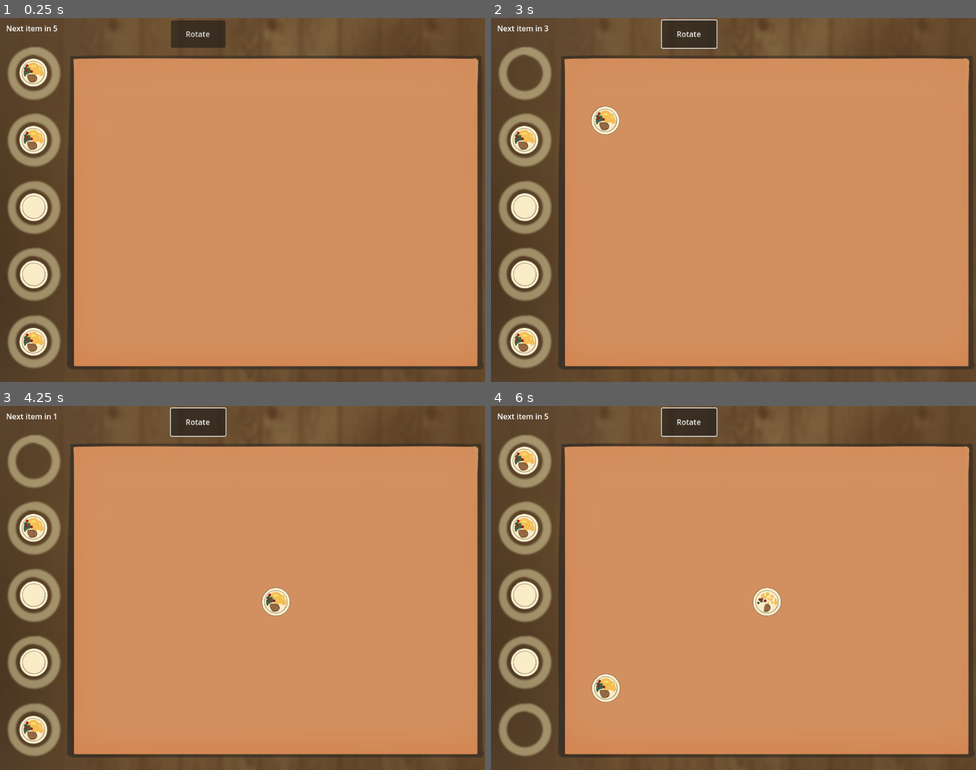
Above: before the commit, frames 1-4 (two rows, left to right).
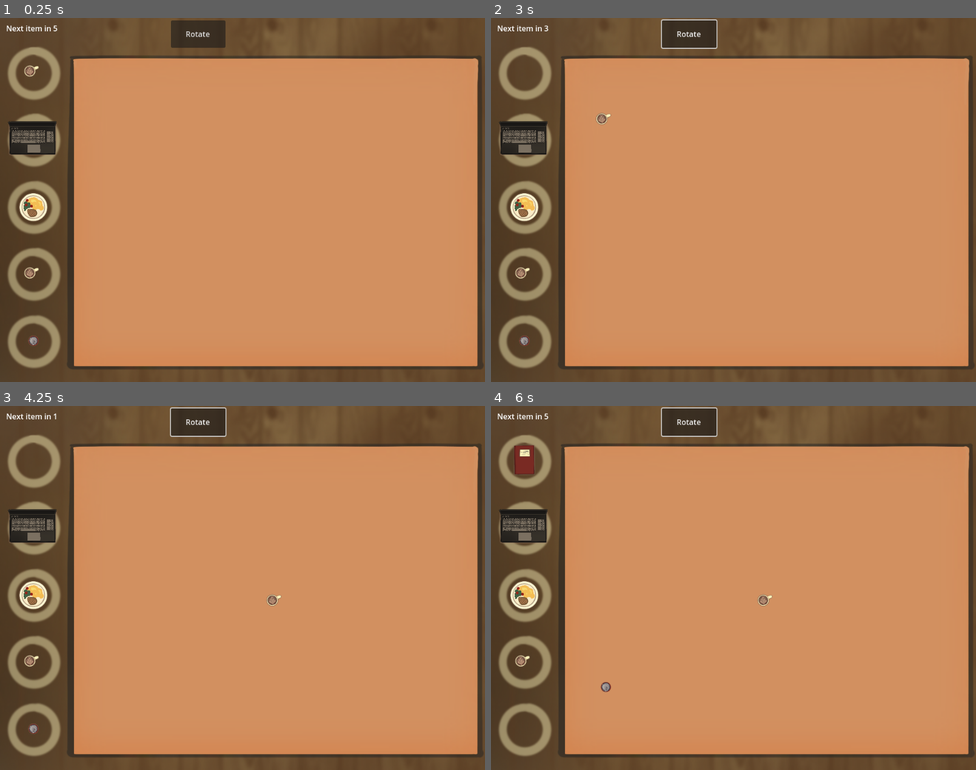
Above: after the commit, the same moments.

Repository: Nekaque/GJTraining
Game: Godot game, scene res://scenes/main.tscn
Two runs of this game, one before a commit and one after it. Both use one fixed random seed, a clock stepped at 60 frames per second and the inputs below.
Inputs (mouse positions are in pixels of both pictures, inside the frame that each line leads up to):
- Up to frame 1 (0.25 s): no input
- Up to frame 2 (3 s): click "Rotate" at 0.5 s; click "Rotate" at 1.25 s; click "Rotate" at 2 s; tap Enter at 2.75 s; drag from (524, 72) to (767, 210) at 2.77 s
- Up to frame 3 (4.25 s): tap Space at 3.5 s; drag from (33, 526) to (276, 598) at 3.52 s
- Up to frame 4 (6 s): move the mouse to (524, 595) at 4.27 s; press the mouse at (524, 595) at 4.28 s; release the mouse at (524, 595) at 5 s; tap Enter at 5 s; drag from (524, 660) to (767, 602) at 5.02 s; drag from (524, 729) to (767, 602) at 5.77 s

The runs differ from the first frame. In frame 1, 2.2% of the frame differs, in the area x 1-12%, y 11-93%; in frame 2, 2.2%; in frame 3, 2.2%; in frame 4, 2.6%, in the area x 1-60%, y 10-82%.
Error before the commit: Invalid access to property or key 'on_table' on a base object of type 'Nil'. (res://scripts/main.gd:46)

Commit message:
more items added

Diff:
--- a/assets/animations.tres
+++ b/assets/animations.tres
@@ -22,21 +22,17 @@
 atlas = ExtResource("1_m1nji")
 region = Rect2(400, 708, 200, 177)
 
-[sub_resource type="AtlasTexture" id="AtlasTexture_40p04"]
+[sub_resource type="AtlasTexture" id="AtlasTexture_tw6oh"]
 atlas = ExtResource("1_m1nji")
-region = Rect2(0, 320, 213, 160)
+region = Rect2(426, 320, 213, 160)
 
 [sub_resource type="AtlasTexture" id="AtlasTexture_gudva"]
 atlas = ExtResource("1_m1nji")
 region = Rect2(213, 320, 213, 160)
 
-[sub_resource type="AtlasTexture" id="AtlasTexture_tw6oh"]
+[sub_resource type="AtlasTexture" id="AtlasTexture_40p04"]
 atlas = ExtResource("1_m1nji")
-region = Rect2(426, 320, 213, 160)
-
-[sub_resource type="AtlasTexture" id="AtlasTexture_hyuu1"]
-atlas = ExtResource("1_m1nji")
-region = Rect2(0, 0, 300, 300)
+region = Rect2(0, 320, 213, 160)
 
 [sub_resource type="AtlasTexture" id="AtlasTexture_hkva1"]
 atlas = ExtResource("1_m1nji")
@@ -72,7 +68,7 @@
 "duration": 1.0,
 "texture": SubResource("AtlasTexture_uuog8")
 }],
-"loop": true,
+"loop": false,
 "name": &"book",
 "speed": 5.0
 }, {
@@ -80,13 +76,8 @@
 "duration": 1.0,
 "texture": SubResource("AtlasTexture_hv1mp")
 }],
-"loop": true,
+"loop": false,
 "name": &"cactus",
-"speed": 5.0
-}, {
-"frames": [],
-"loop": true,
-"name": &"cafe zmrd",
 "speed": 5.0
 }, {
 "frames": [{
@@ -99,37 +90,29 @@
 "duration": 1.0,
 "texture": SubResource("AtlasTexture_tbqx0")
 }],
-"loop": true,
+"loop": false,
 "name": &"can",
 "speed": 0.7
 }, {
 "frames": [{
 "duration": 1.0,
-"texture": SubResource("AtlasTexture_40p04")
+"texture": SubResource("AtlasTexture_tw6oh")
 }, {
 "duration": 1.0,
 "texture": SubResource("AtlasTexture_gudva")
 }, {
 "duration": 1.0,
-"texture": SubResource("AtlasTexture_tw6oh")
+"texture": SubResource("AtlasTexture_40p04")
 }],
-"loop": true,
+"loop": false,
 "name": &"coffee",
 "speed": 0.25
 }, {
 "frames": [{
 "duration": 1.0,
-"texture": SubResource("AtlasTexture_hyuu1")
-}],
-"loop": true,
-"name": &"empty_plate",
-"speed": 5.0
-}, {
-"frames": [{
-"duration": 1.0,
 "texture": SubResource("AtlasTexture_hkva1")
 }],
-"loop": true,
+"loop": false,
 "name": &"pc",
 "speed": 5.0
 }, {
@@ -137,7 +120,7 @@
 "duration": 1.0,
 "texture": SubResource("AtlasTexture_fx456")
 }],
-"loop": true,
+"loop": false,
 "name": &"pen",
 "speed": 5.0
 }, {
@@ -145,7 +128,7 @@
 "duration": 1.0,
 "texture": SubResource("AtlasTexture_37xww")
 }],
-"loop": true,
+"loop": false,
 "name": &"pencil",
 "speed": 5.0
 }, {
@@ -153,7 +136,7 @@
 "duration": 1.0,
 "texture": SubResource("AtlasTexture_0n06b")
 }],
-"loop": true,
+"loop": false,
 "name": &"plant",
 "speed": 5.0
 }, {
@@ -168,6 +151,6 @@
 "texture": SubResource("AtlasTexture_q10up")
 }],
 "loop": false,
-"name": &"steak_plate",
+"name": &"steak",
 "speed": 0.5
 }]
--- a/scenes/item.tscn
+++ b/scenes/item.tscn
@@ -15,7 +15,7 @@
 [node name="Sprite" type="AnimatedSprite2D" parent="."]
 scale = Vector2(0.25, 0.25)
 sprite_frames = ExtResource("1_4gq7n")
-animation = &"steak_plate"
+animation = &"book"
 
 [node name="Col" type="CollisionShape2D" parent="."]
 position = Vector2(1, 3)
--- a/scenes/main.tscn
+++ b/scenes/main.tscn
@@ -52,7 +52,7 @@
 theme_override_colors/font_color = Color(1, 1, 1, 1)
 
 [node name="Button" type="Button" parent="."]
-anchors_preset = -1
+anchors_preset = 5
 anchor_left = 0.5
 anchor_right = 0.5
 offset_left = 361.0
--- a/scripts/item.gd
+++ b/scripts/item.gd
@@ -5,7 +5,8 @@
 var init_pos = null
 var on_table = false
 var from = -1
-var animations = ['steak_plate', 'empty_plate']
+var animations = ['steak', 'book', 'coffee', 'can', 'pc']
+var type = -1
 
 @onready var sprite = $Sprite
 
@@ -35,3 +36,4 @@
 	position = Vector2(70, i*142 + 112)
 	init_pos = position
 	from = i
+	type = num
--- a/scripts/main.gd
+++ b/scripts/main.gd
@@ -10,6 +10,7 @@
 var rest = 0
 var time = 5
 var end = false
+var max_type = 4
 @onready var timer = $Timer
 @onready var label = $Label
 
@@ -20,7 +21,7 @@
 	occupied = []
 	for i in range(n):
 		var temp = item.instantiate()
-		temp.setup(i,randi_range(0,1))
+		temp.setup(i,randi_range(0,max_type))
 		occupied.append(true)
 		add_child(temp)
 		items.append(temp)
@@ -42,7 +43,7 @@
 				for it in items:
 					if it.mouse_in and it.movable:
 						dragging = it
-			else:
+			elif dragging:
 				if Coll.collisions >= 1 or !dragging.on_table:
 					dragging.position = dragging.init_pos
 				else:
@@ -60,7 +61,7 @@
 	for i in len(occupied):
 		if !(occupied[i]):
 			var temp = item.instantiate()
-			temp.setup(i,randi_range(0,1))
+			temp.setup(i,randi_range(0,max_type))
 			occupied[i] = true
 			add_child(temp)
 			items.append(temp)
Not shown: 1 places in assets/animations.tres that only renumber resources
